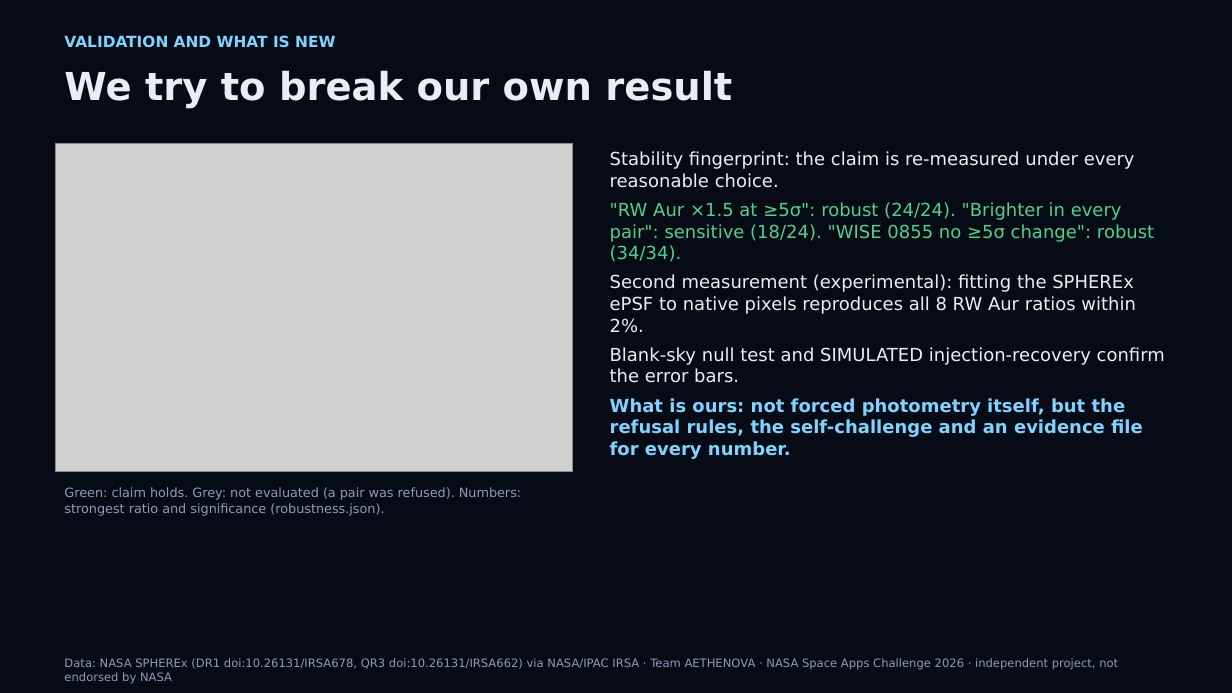
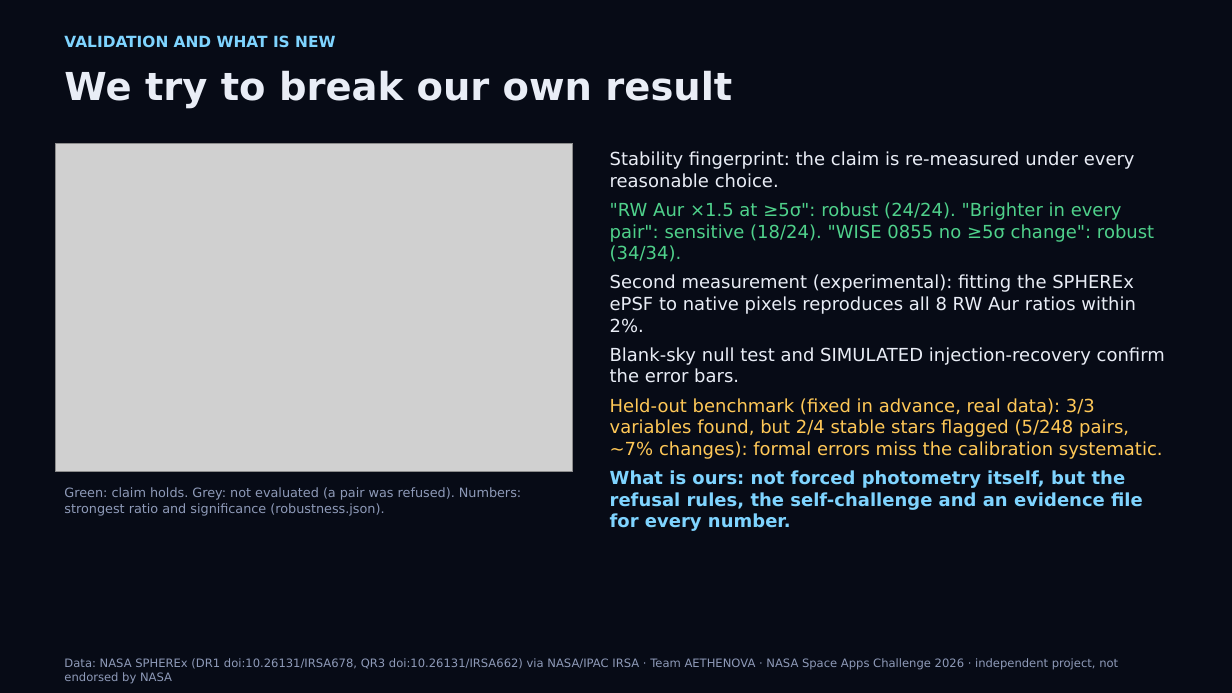
Before and after one commit to evantampa129/HIPPARCHUS-SpaceApps2026, a slide deck: slide 5 of presentation/HIPPARCHUS_AETHENOVA_FINAL.pptx. Drawn at 1232x693 pixels with LibreOffice and Linux fonts; fonts in the diff are those of the drawing; grey boxes stand for pictures. Boxes give left, top, right and bottom in pixels: in the first picture for what was removed or moved away, otherwise in the second. Text is boxed around its words. In the diff, an @@ line names an element or a change of style, - is before the commit and + after.

Commit message:
Addition of the benchmark result to the slide deck

```diff
--- a/presentation/HIPPARCHUS_AETHENOVA_FINAL.pptx
+++ b/presentation/HIPPARCHUS_AETHENOVA_FINAL.pptx
@@ text at [610,398,1163,459]: paragraph added @@
+Held-out benchmark (fixed in advance, real data): 3/3 variables found, but 2/4 stable stars flagged (5/248 pairs, ~7% changes): formal errors miss the calibration systematic.
```
Also in this commit, not shown: 1 other slide changed, 2 other files.
